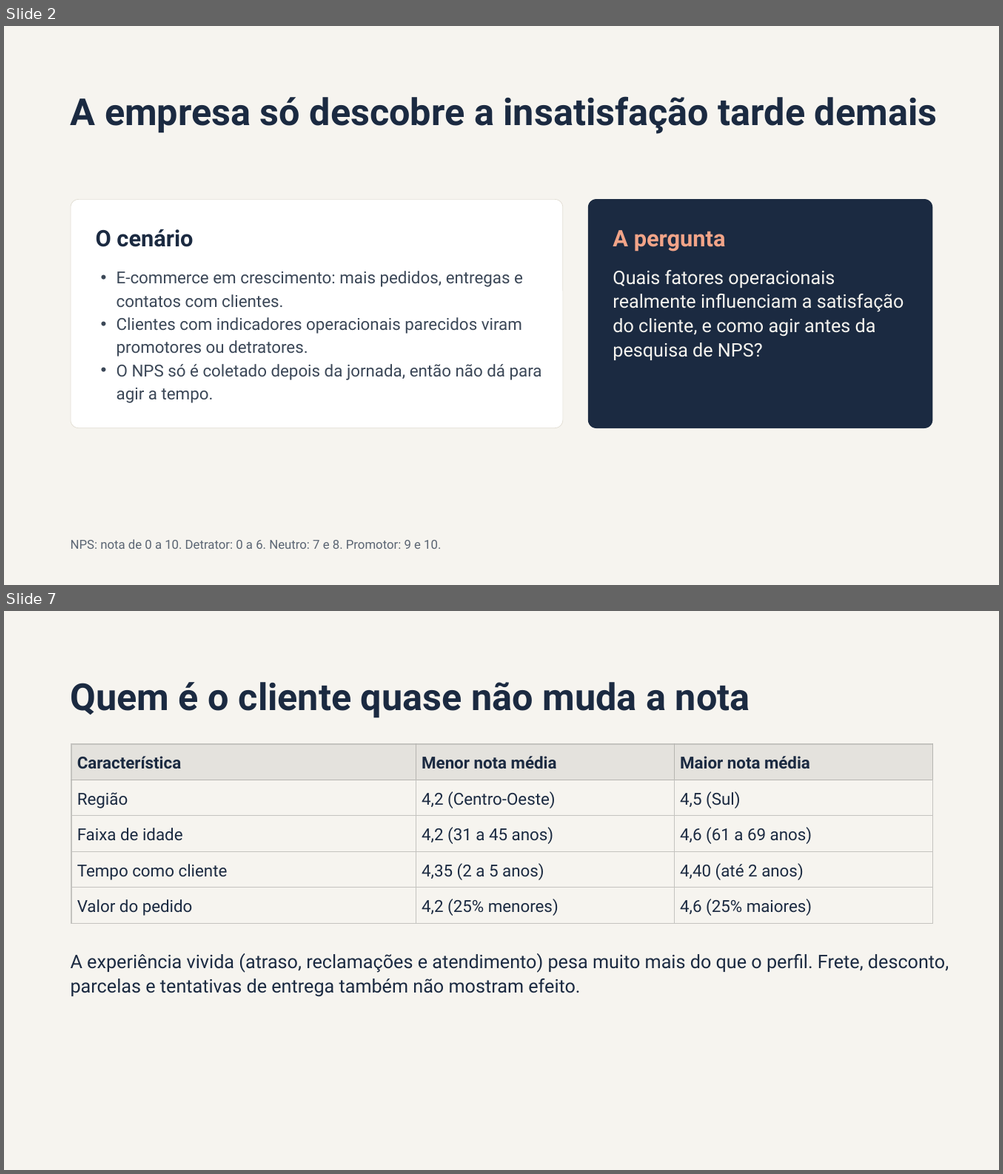
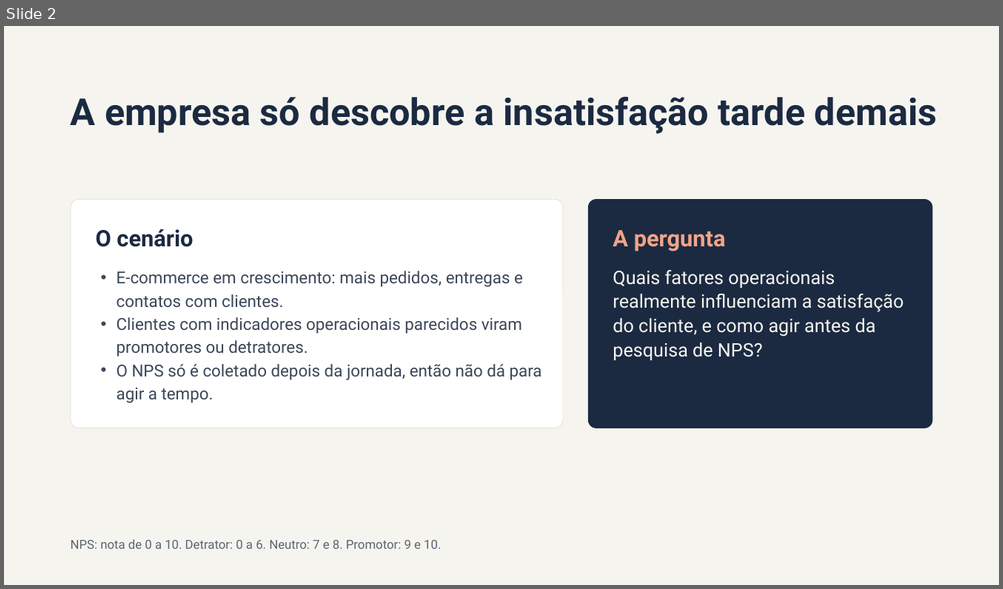
Before and after one commit to ViviNeris/Cases-fiap-IAScientist, a slide deck: fase-1/tech-challenge-nps/reports/NPS o que faz o cliente virar detrator.pptx. Shown one above the other, each under a label of ours: slides 2 and 7 before the commit, slide 2 after it; the slides between them are not shown. The pictures are 1003x1174 and 1003x589 pixels, drawn with LibreOffice and Linux fonts; fonts in the diff are those of the drawing. Boxes give left, top, right and bottom in pixels: in the first picture for what was removed or moved away, otherwise in the second. Text is boxed around its words. In the diff, an @@ line names an element or a change of style, - is before the commit and + after.

```diff
--- a/fase-1/tech-challenge-nps/reports/NPS o que faz o cliente virar detrator.pptx
+++ b/fase-1/tech-challenge-nps/reports/NPS o que faz o cliente virar detrator.pptx
@@ slide 7 removed at [4,611,999,1170], background #F6F4EF @@
@@ title removed at [71,682,750,718] @@
-Quem é o cliente quase não muda a nota
@@ table removed at [71,744,932,923], 5 rows, 3 columns @@
-Característica | Menor nota média | Maior nota média
-Região | 4,2 (Centro-Oeste) | 4,5 (Sul)
-Faixa de idade | 4,2 (31 a 45 anos) | 4,6 (61 a 69 anos)
-Tempo como cliente | 4,35 (2 a 5 anos) | 4,40 (até 2 anos)
-Valor do pedido | 4,2 (25% menores) | 4,6 (25% maiores)
@@ text removed at [71,954,948,997] @@
-A experiência vivida (atraso, reclamações e atendimento) pesa muito mais do que o perfil. Frete, desconto, parcelas e tentativas de entrega também não mostram efeito.
```
Also in this commit, not shown: 4 slides changed, 1 slide added, 4 other slides removed.
